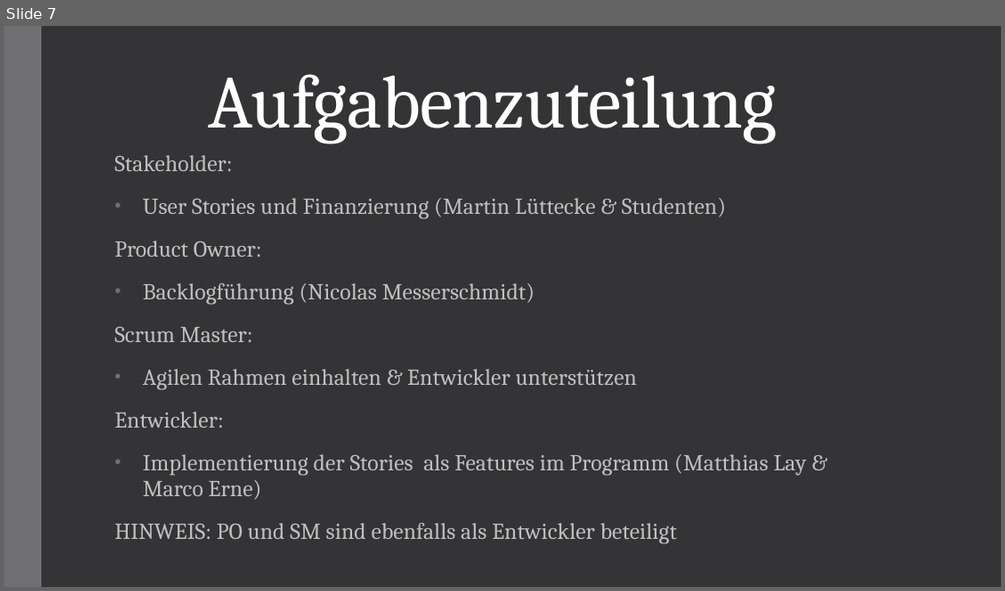
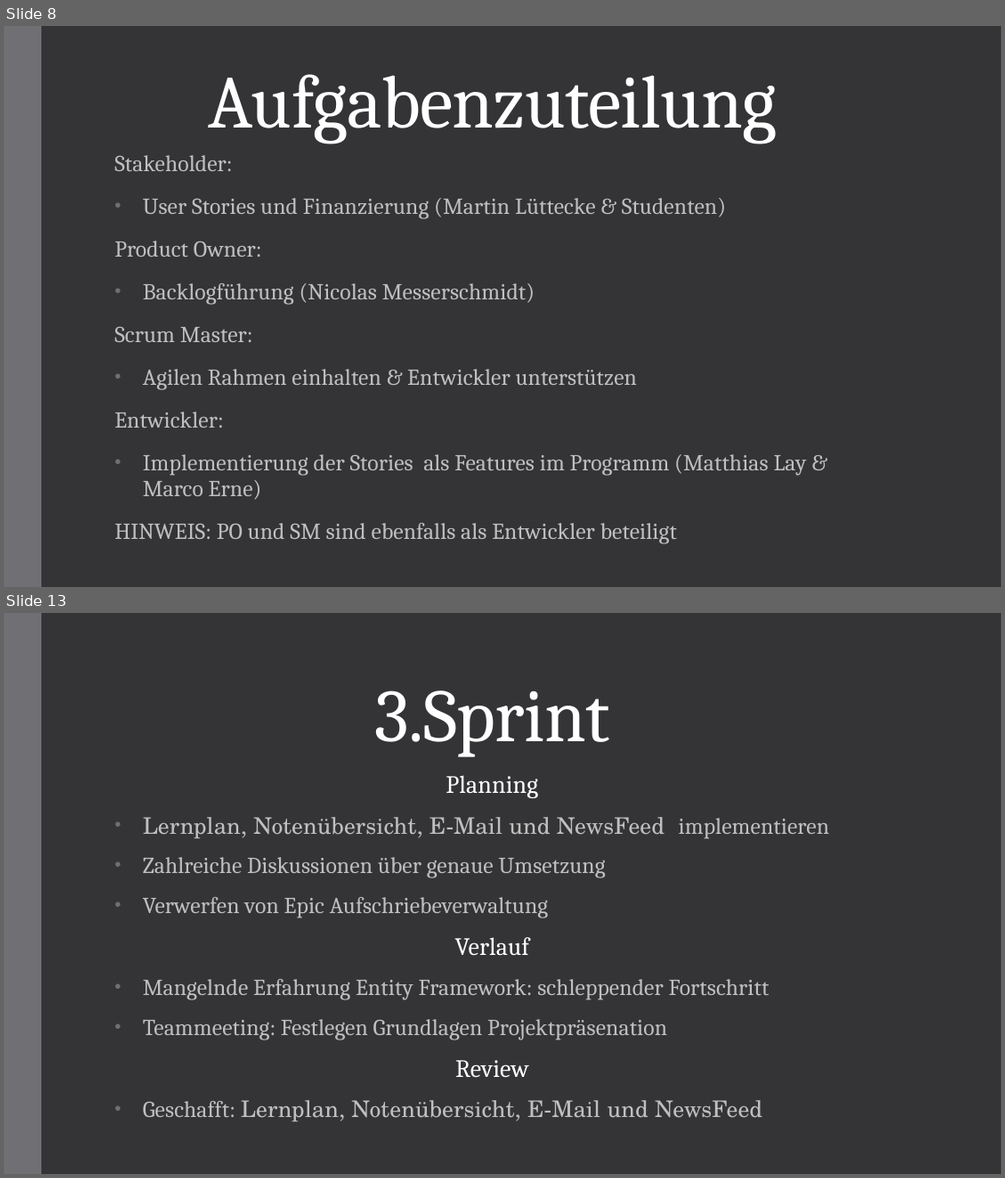
Before and after one commit to DerFish/ProjectSimpleStudies, a slide deck: SimpleStudies/Project SimpleStudies.pptx. Shown one above the other, each under a label of ours: slide 7 before the commit, slides 8 and 13 after it; the slides between them are not shown. The pictures are 1005x591 and 1005x1178 pixels, drawn with LibreOffice and Linux fonts; fonts in the diff are those of the drawing. Boxes give left, top, right and bottom in pixels: in the first picture for what was removed or moved away, otherwise in the second. Text is boxed around its words. In the diff, an @@ line names an element or a change of style, - is before the commit and + after.

```diff
--- a/SimpleStudies/Project SimpleStudies.pptx
+++ b/SimpleStudies/Project SimpleStudies.pptx
@@ slide 13 added at (x1=4, y1=613, x2=1001, y2=1174), background #353537; not listed: 1 template element that a slide beside it also shows @@
@@ title added at (x1=374, y1=690, x2=609, y2=757), 72 pt, text #FFFFFF @@
+3.Sprint
@@ subtitle added at (x1=143, y1=775, x2=829, y2=1121), 22 pt, text #BFBFBF @@
+Planning
+• Lernplan, Notenübersicht, E-Mail und NewsFeed implementieren
+• Zahlreiche Diskussionen über genaue Umsetzung
+• Verwerfen von Epic Aufschriebeverwaltung
+Verlauf
+• Mangelnde Erfahrung Entity Framework: schleppender Fortschritt
+• Teammeeting: Festlegen Grundlagen Projektpräsenation
+Review
+• Geschafft: Lernplan, Notenübersicht, E-Mail und NewsFeed
@@ what was slide 7 is now slide 8 @@
```
Also in this commit, not shown: 5 slides changed, 9 other slides added, 15 slides removed.
